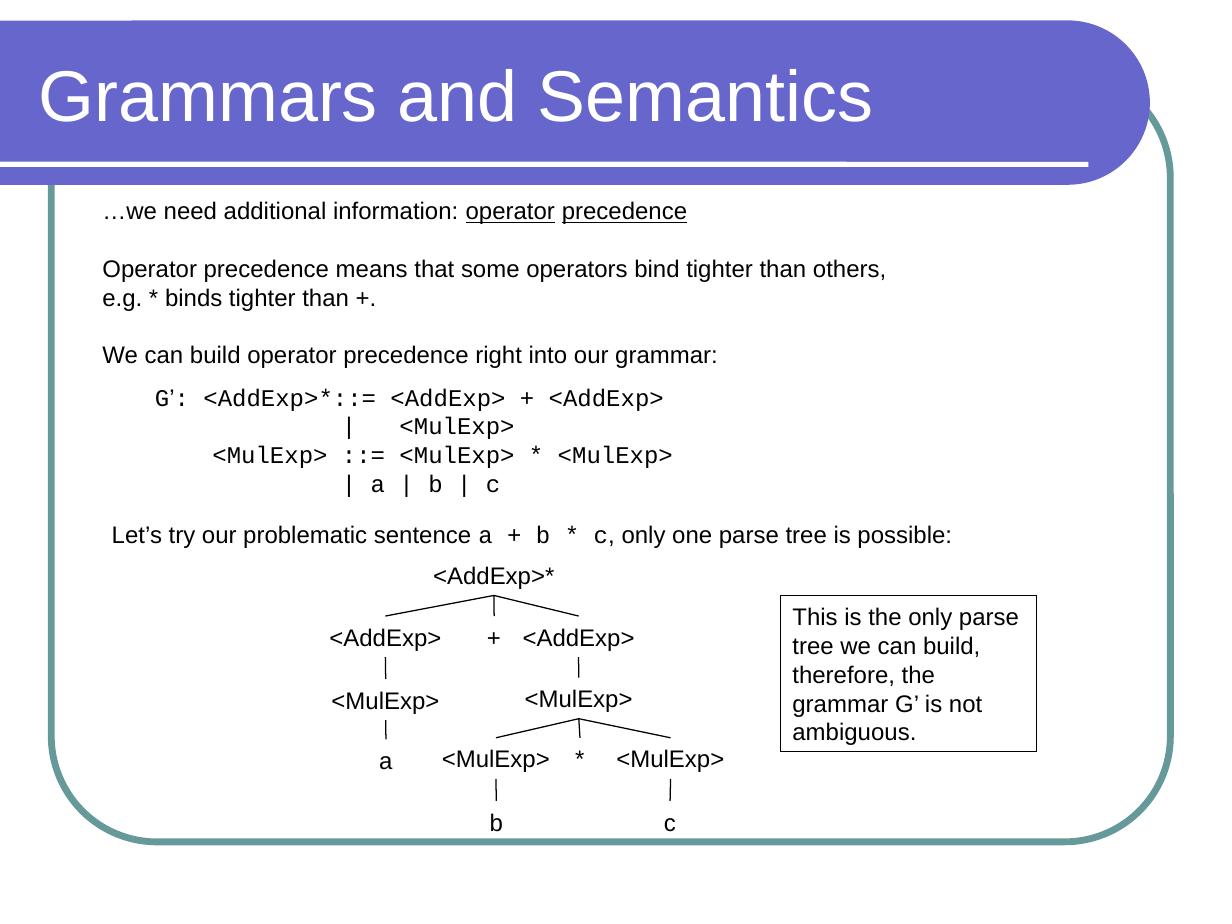
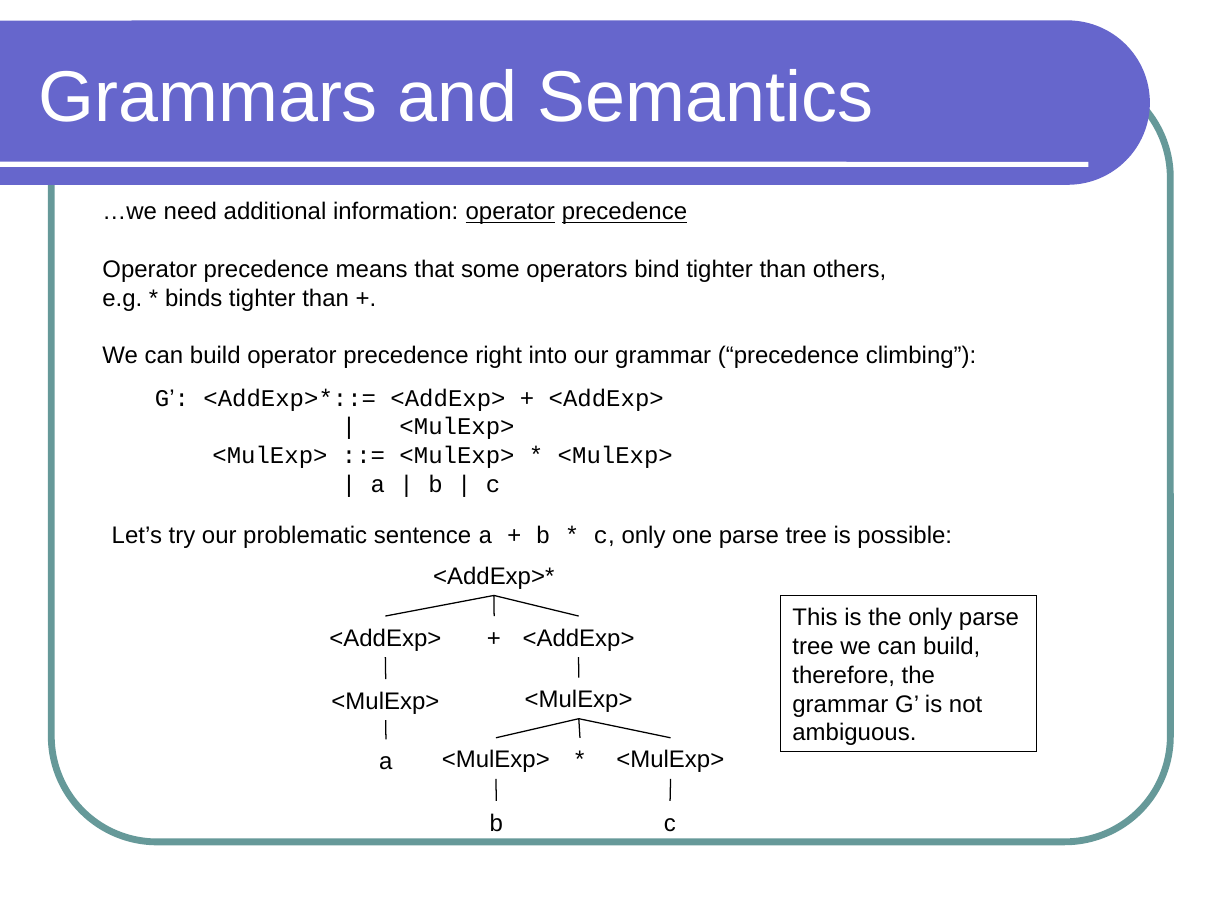
Before and after one commit to lutzhamel/CSC301, a slide deck: slide 5 of notes/csc301-ln011.ppt. Drawn at 1232x924 pixels with LibreOffice and Linux fonts; fonts in the diff are those of the drawing. Boxes give left, top, right and bottom in pixels: in the first picture for what was removed or moved away, otherwise in the second. Text is boxed around its words. In the diff, an @@ line names an element or a change of style, - is before the commit and + after.

```diff
--- a/notes/csc301-ln011.ppt
+++ b/notes/csc301-ln011.ppt
@@ text at (x1=102, y1=259, x2=977, y2=368): text changed @@
-Operator precedence means that some operators bind tighter than others,
-e.g. * binds tighter than +.
-We can build operator precedence right into our grammar:
+Operator precedence means that some operators bind tighter than others,
+e.g. * binds tighter than +.
+We can build operator precedence right into our grammar (“precedence climbing”):
```
Also in this commit, not shown: 1 other slide changed, 1 other file.
